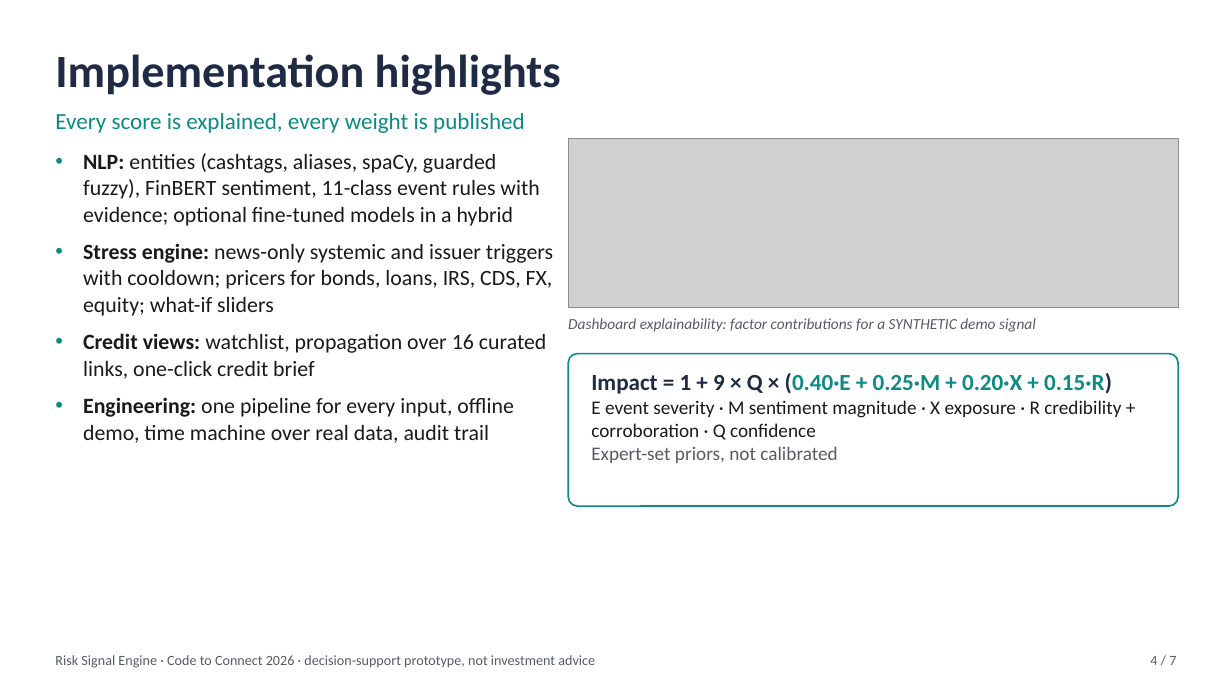
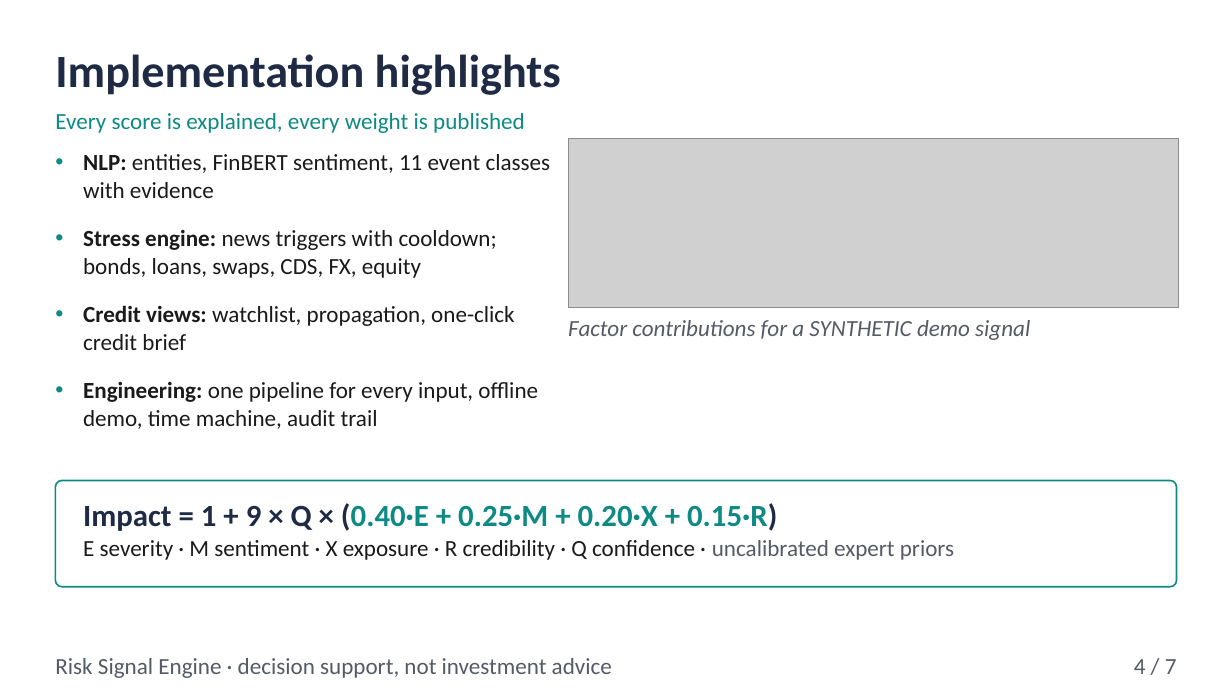
Before and after one commit to console-log-life/ABVIIITM-Gwalior-Apeksha-Jain-hackathon, a slide deck: slide 4 of docs/presentation/Risk_Signal_Engine.pptx. Drawn at 1232x693 pixels with LibreOffice and Linux fonts; fonts in the diff are those of the drawing; grey boxes stand for pictures. Boxes give left, top, right and bottom in pixels: in the first picture for what was removed or moved away, otherwise in the second. Text is boxed around its words. In the diff, an @@ line names an element or a change of style, - is before the commit and + after.

```diff
--- a/docs/presentation/Risk_Signal_Engine.pptx
+++ b/docs/presentation/Risk_Signal_Engine.pptx
@@ text at <box>83,154,551,429</box>: text changed; size 17 to 18 pt @@
-• NLP: entities (cashtags, aliases, spaCy, guarded fuzzy), FinBERT sentiment, 11-class event rules with evidence; optional fine-tuned models in a hybrid
-• Stress engine: news-only systemic and issuer triggers with cooldown; pricers for bonds, loans, IRS, CDS, FX, equity; what-if sliders
-• Credit views: watchlist, propagation over 16 curated links, one-click credit brief
-• Engineering: one pipeline for every input, offline demo, time machine over real data, audit trail
+• NLP: entities, FinBERT sentiment, 11 event classes with evidence
+• Stress engine: news triggers with cooldown; bonds, loans, swaps, CDS, FX, equity
+• Credit views: watchlist, propagation, one-click credit brief
+• Engineering: one pipeline for every input, offline demo, time machine, audit trail
@@ text at <box>568,320,1030,340</box>: text changed; size 12 to 18 pt @@
-Dashboard explainability: factor contributions for a SYNTHETIC demo signal
+Factor contributions for a SYNTHETIC demo signal
@@ rounded rectangle: place and size @@
-rounded rectangle at <box>568,354,1178,506</box>
+rounded rectangle at <box>55,481,1177,587</box>
@@ text at <box>83,503,777,531</box>: size 18 to 24 pt in "Impact = 1 + 9 × Q ..." @@
@@ text "Impact = 1 + 9 ...": place and size @@
-text "Impact = 1 + 9 ..." at <box>591,373,1121,463</box>
+text "Impact = 1 + 9 ..." at <box>83,503,954,560</box>
@@ text at <box>83,540,954,560</box>: text changed; size 15 to 18 pt @@
-E event severity · M sentiment magnitude · X exposure · R credibility + corroboration · Q confidence
-Expert-set priors, not calibrated
+E severity · M sentiment · X exposure · R credibility · Q confidence · uncalibrated expert priors
@@ text at <box>55,658,612,678</box>: text changed; size 11 to 18 pt @@
-Risk Signal Engine · Code to Connect 2026 · decision-support prototype, not investment advice
+Risk Signal Engine · decision support, not investment advice
@@ text "4 / 7" at <box>1134,659,1177,674</box>: size 11 to 18 pt @@
```
Also in this commit, not shown: 6 other slides changed, 9 other files.
